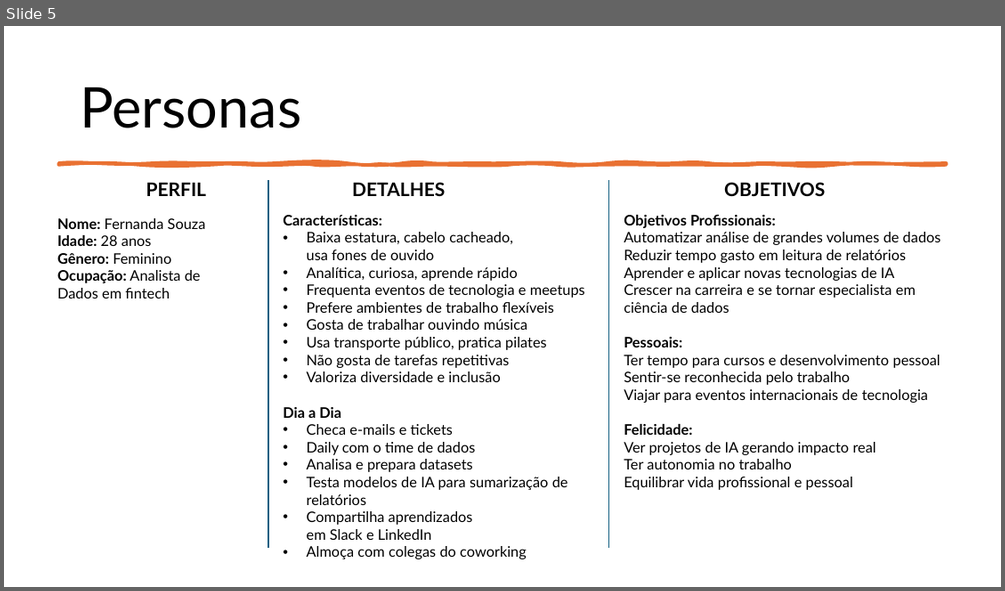
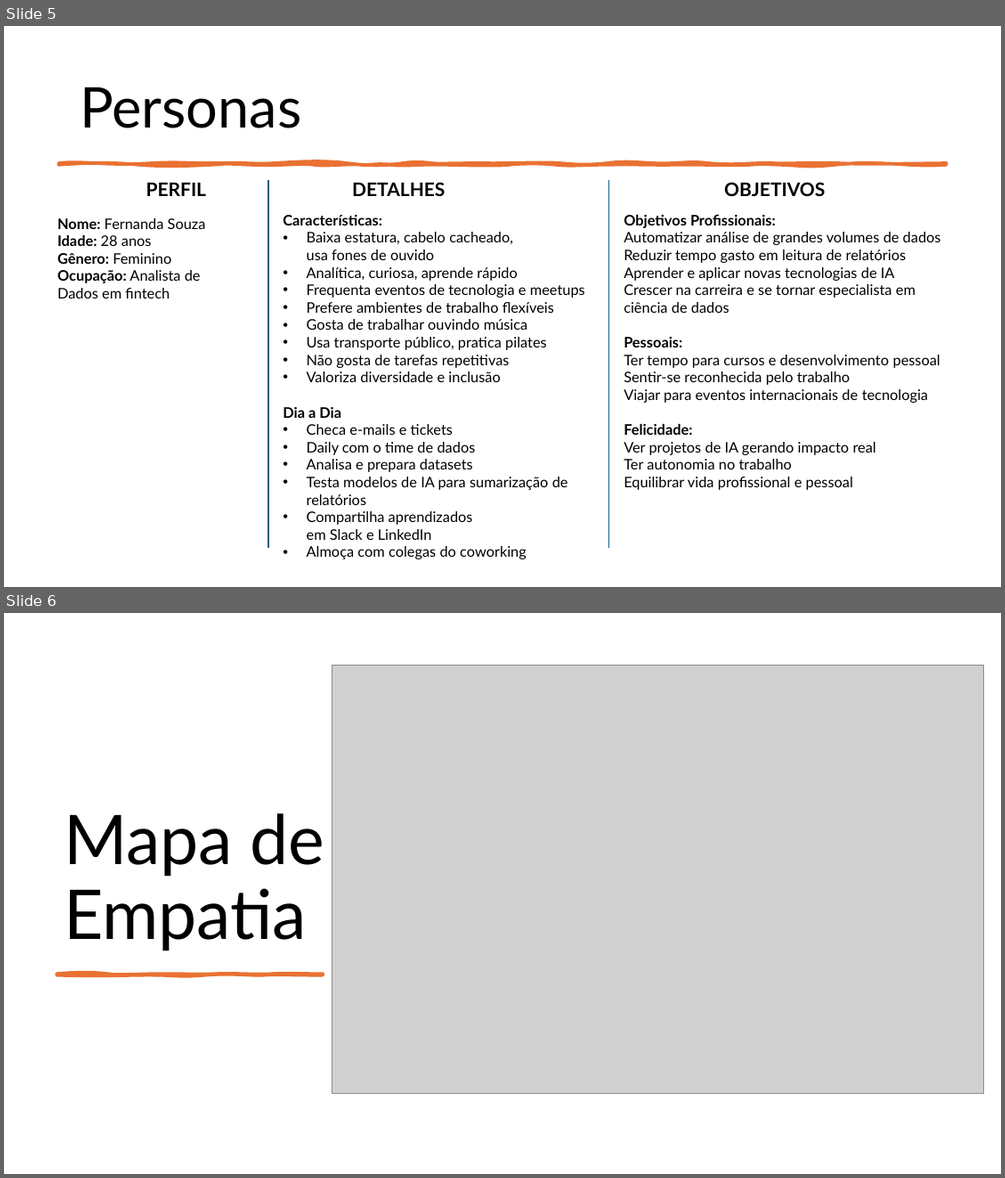
Before and after one commit to RobertoMav/FormEmpreend, a slide deck: FormaEmp.pptx. Shown one above the other, each under a label of ours: slide 5 before the commit, slides 5 and 6 after it. The pictures are 1005x591 and 1005x1178 pixels, drawn with LibreOffice and Linux fonts; fonts in the diff are those of the drawing; grey boxes stand for pictures. Boxes give left, top, right and bottom in pixels: in the first picture for what was removed or moved away, otherwise in the second. Text is boxed around its words. In the diff, an @@ line names an element or a change of style, - is before the commit and + after.

```diff
--- a/FormaEmp.pptx
+++ b/FormaEmp.pptx
@@ slide 6 added at (4,613,1001,1174), background #FFFFFF @@
@@ picture added at (332,665,984,1093) @@
@@ title added at (64,813,325,950), 66 pt, text #000000 @@
+Mapa de Empatia
@@ freeform shape added at (57,973,323,975), fill #E97132, outline #E97132 3 pt @@
```
Also in this commit, not shown: 2 slides changed, 1 other slide added, 1 other file.
